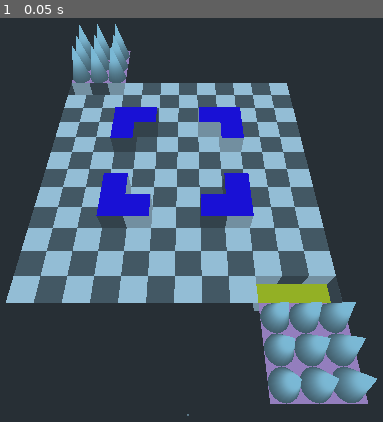
Above: before the commit, frame 1.
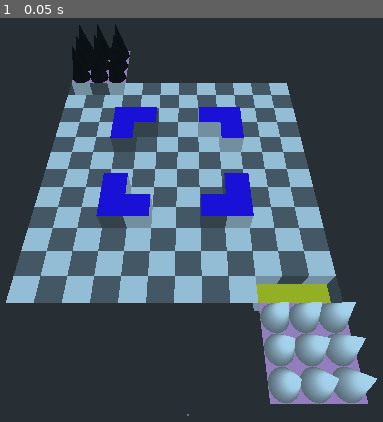
Above: after the commit, the same moment.

Repository: MrJustreborn/BattleMess
Game: Godot game, scene res://test/testlvl.tscn
The game is run twice, just before and just after one commit, with the same random seed, the same clock (stepped at 60 frames per second) and the same inputs. This scene is started directly instead of the project's main scene. The engine's default icon, where the game draws it, is replaced by a stand-in: a white triangle on a blue panel in a dark square.
Inputs:
- Up to frame 1 (0.05 s): no input

The runs differ from the first frame. In frame 1, 6.2% of the frame differs, in the area x 18-99%, y 1-96%.

Commit message:
Request kill

Diff:
--- a/godot/singelton/controller_v2.gd
+++ b/godot/singelton/controller_v2.gd
@@ -134,6 +134,33 @@
 		#else:
 		#	who.rpc_id(from, "_move_request_accepted", cell);
 		who.rpc("_move_request_accepted", cell);
+	return can;
+
+master func request_kill(cell: Vector2) -> bool:
+	var from = get_tree().get_rpc_sender_id();
+	if from == 0 && get_tree().is_network_server():
+		from = 1;
+	var who = get_ref(from);
+	lock.lock();
+	print("request_kill: ", cell, " ", who, " can_kill:", can_kill(who, cell));#, " merge:", can_merge(who, cell), " kill:", can_kill(who, cell));
+	var can = can_kill(who, cell);
+	if can:
+		var curWhere = _get_future_cell_of(who);
+		var where = future_field[curWhere].find(who);
+		if where > -1:
+			future_field[curWhere].remove(where);
+		future_field[cell].append(who);
+	else:
+		can = cell == _get_future_cell_of(who);
+	lock.unlock();
+	_pretty_print("Future", future_field);
+	if can:
+		print("send rpc to: ", from)
+		#if from == 0 || from == 1:
+		#	who._move_request_accepted(cell);
+		#else:
+		#	who.rpc_id(from, "_move_request_accepted", cell);
+		who.rpc("_kill_request_accepted", cell);
 	return can;
 
 master func _client_ready():
--- a/godot/singelton/piece_loader.gd
+++ b/godot/singelton/piece_loader.gd
@@ -67,7 +67,7 @@
 
 func get_mesh(what: String):
 	#print("load piece: ", what)
-	return db[what]["mesh"]# preload("res://test/entities/cone_mesh.tres");
+	return db[what]["mesh"].duplicate()# preload("res://test/entities/cone_mesh.tres");
 
 func get_movementset(what: String):
 	# print("load movement: ", what)
--- a/godot/test/entities/test_entity.gd
+++ b/godot/test/entities/test_entity.gd
@@ -27,6 +27,9 @@
 var grid_crtl = null
 var pos = Vector2();
 var team = null;
+
+var MAT1 = SpatialMaterial.new();
+var MAT2 = SpatialMaterial.new();
 
 func _ready():
 	print("Ready: ",team);
@@ -44,6 +47,14 @@
 		start();
 	$piece.mesh = get_node("/root/piece_loader").get_mesh(piece);
 	movementset = get_node("/root/piece_loader").get_movementset(piece);
+
+	print("INIT", team, self.team == "spawn[1]");
+	if self.team == "spawn[1]":
+		$piece.mesh.surface_set_material(0, MAT1);
+		MAT1.albedo_color = Color("#ffffff");
+	else:
+		$piece.mesh.surface_set_material(0, MAT2);
+		MAT2.albedo_color = Color("#000000");
 
 func start():
 	global_transform = grid_crtl.cell_to_world(pos);
@@ -226,6 +237,11 @@
 	print(what, " ", where)
 
 remotesync func _move_request_accepted(where):
+	_show_accepted_request(where)
+remotesync func _kill_request_accepted(where):
+	_show_accepted_request(where)
+
+func _show_accepted_request(where):
 	for c in $move_preview.get_children():
 		c.queue_free();
 	var m = $piece.duplicate();
